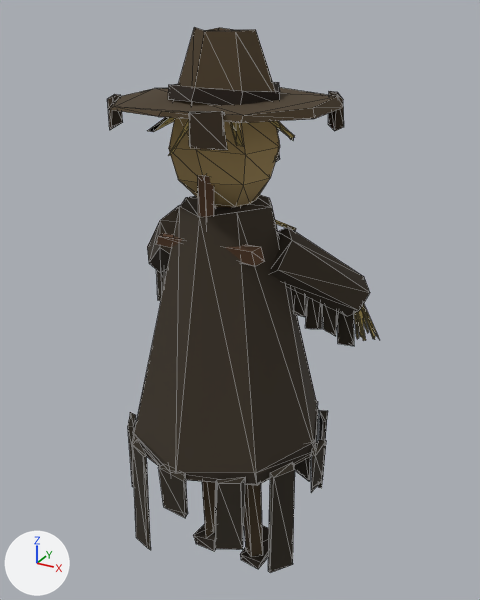
What one commit did to the glTF model assets/models/creature_scarecrow.glb.
Camera for both pictures: a 50 mm camera at (1.16, -2.02, 2.29) aimed at (0.01, 0.07, 1.24). Every picture has the same lights, and +X, +Y and +Z are marked at lower left. The picture after the commit comes second. Mesh edges are drawn as thin lines. Vertices at exactly the same position are counted once.

Before the edit, the objects in view are built like this:
```python
me_arml = bpy.data.meshes.new('ArmL')
me_arml.from_pydata(...)  # 80 vertices, 116 faces; spans x -0.313..0.082, y -0.095..0.343, z -0.43..0.092
me_arml.materials.append(mat_mat_flat_lit)
me_armr = bpy.data.meshes.new('ArmR')
me_armr.from_pydata(...)  # 80 vertices, 116 faces; spans x -0.08..0.311, y -0.085..0.339, z -0.426..0.076
me_armr.materials.append(mat_mat_flat_lit)
me_legl = bpy.data.meshes.new('LegL')
me_legl.from_pydata(...)  # 18 vertices, 28 faces; spans x -0.076..0.059, y -0.05..0.19, z -0.75..0.005
me_legl.materials.append(mat_mat_flat_lit)
me_torso = bpy.data.meshes.new('Torso')
me_torso.from_pydata(...)  # 192 vertices, 292 faces; spans x -0.42..0.41, y -0.42..0.42, z -0.44..1.09
me_torso.materials.append(mat_mat_flat_lit)
# before: 144 (-0.19, -0.17, 0.84) at pixel (157, 235), 145 (-0.21, -0.15, 0.8) at pixel (155, 244), 156 (-0.2, -0.13, 0.8), 157 (-0.2, -0.12, 0.83) at pixel (163, 233), 158 (0.2, -0.15, 0.79) at pixel (255, 266)
# before: 159 (0.19, -0.16, 0.84) at pixel (251, 251), 160 (0.21, -0.11, 0.8) at pixel (264, 261), 161 (0.2, -0.12, 0.85) at pixel (261, 246)
ob_arml = bpy.data.objects.new('ArmL', me_arml)
ob_arml.location = (-0.2, 0.0, 1.5)
ob_armr = bpy.data.objects.new('ArmR', me_armr)
ob_armr.location = (0.2, 0.0, 1.5)
ob_legl = bpy.data.objects.new('LegL', me_legl)
ob_legl.location = (-0.1, 0.0, 0.75)
ob_torso = bpy.data.objects.new('Torso', me_torso)
ob_torso.location = (0.0, 0.0, 0.7)
# also in view: 'LegR' at (0.11, 0.06, 0.38); 'Head' at (-0.01, 0.01, 1.88)
```
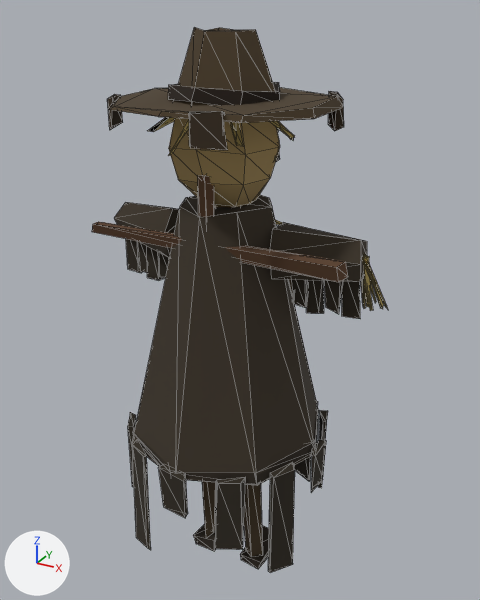
Location of each change, (x1, y1, x2, y2) in pixels of the pictures (480 x 600 px; the box of a moved part takes in the faces that stretch with it):
'Torso', reshaped (28% wider)
    before: (128, 175, 328, 573)
    after: (92, 175, 348, 573)
'ArmR', reshaped (7% wider, 19% shorter)
    before: (270, 227, 380, 346)
    after: (270, 223, 388, 319)
'ArmL', reshaped
    before: (147, 206, 180, 301)
    after: (114, 202, 179, 280)
part 1 of me_arml, moved or reshaped (not visible before)
    after: (157, 252, 169, 278)
part 2 of me_arml, moved or reshaped (mostly hidden before)
    before: (164, 268, 167, 283)
    after: (147, 247, 164, 280)
part 3 of me_arml, moved or reshaped (mostly hidden)
    before: (161, 271, 164, 292)
    after: (137, 242, 147, 273)
part 4 of me_arml, moved or reshaped (mostly hidden before)
    before: (157, 270, 162, 301)
    after: (126, 239, 143, 273)
part 5 of me_arml, moved or reshaped
    before: (147, 206, 180, 273)
    after: (114, 202, 179, 258)
part 6 of me_armr, moved or reshaped
    before: (291, 289, 308, 317)
    after: (291, 279, 308, 308)
part 7 of me_armr, moved or reshaped
    before: (305, 297, 322, 329)
    after: (306, 280, 324, 313)
part 8 of me_armr, moved or reshaped
    before: (322, 304, 339, 336)
    after: (324, 280, 343, 314)
part 9 of me_armr, moved or reshaped
    before: (337, 312, 354, 346)
    after: (342, 281, 360, 319)
part 10 of me_armr, moved or reshaped
    before: (354, 312, 359, 339)
    after: (361, 257, 366, 308)
part 11 of me_armr, moved or reshaped
    before: (357, 309, 366, 341)
    after: (364, 255, 373, 311)
part 12 of me_armr, moved or reshaped
    before: (361, 307, 375, 340)
    after: (363, 255, 383, 309)
part 13 of me_armr, moved or reshaped
    before: (358, 320, 362, 337)
    after: (362, 259, 370, 308)
part 14 of me_armr, moved or reshaped
    before: (363, 315, 369, 333)
    after: (370, 281, 376, 303)
part 15 of me_armr, moved or reshaped
    before: (362, 304, 380, 340)
    after: (363, 254, 388, 309)
part 16 of me_armr, moved or reshaped
    before: (270, 227, 370, 316)
    after: (270, 223, 367, 282)
part 17 of me_torso, moved or reshaped
    before: (156, 233, 264, 266)
    after: (92, 222, 348, 282)

The change, as a list of edits to the scene's bpy script:
```text
Change me_arml:
    remove me_arml.from_pydata(...)  # 80 vertices, 116 faces; spans x -0.313..0.082, y -0.095..0.343, z -0.43..0.092
    add me_arml.from_pydata(...)  # 80 vertices, 116 faces; spans x -0.373..0.026, y -0.085..0.203, z -0.231..0.104
    me_arml part 1: the loose piece of 8 vertices spanning x -0.107..-0.039, y 0.042..0.075, z -0.268..-0.091 is moved by (-0.018, -0.042, 0.06)
    me_arml part 2: the loose piece of 8 vertices spanning x -0.151..-0.079, y 0.079..0.119, z -0.331..-0.118 is moved by (-0.03, -0.07, 0.1)
    me_arml part 3: the loose piece of 8 vertices spanning x -0.209..-0.129, y 0.129..0.162, z -0.351..-0.178 is moved by (-0.042, -0.098, 0.14)
    me_arml part 4: the loose piece of 8 vertices spanning x -0.257..-0.18, y 0.164..0.201, z -0.402..-0.194 is moved by (-0.054, -0.126, 0.18)
    me_arml part 5: 12 of 80 vertices moved; they spanned x -0.304..0.082, y -0.095..0.252, z -0.259..0.092 and now span x -0.321..0.026, y -0.085..0.131, z -0.107..0.104; mean shift (-0.03, -0.07, 0.1); largest move (-0.214, 0.252, -0.187) -> (-0.299, 0.098, 0.047)
    other edits to the shape of me_arml do not show in these pictures
Change me_armr:
    remove me_armr.from_pydata(...)  # 80 vertices, 116 faces; spans x -0.08..0.311, y -0.085..0.339, z -0.426..0.076
    add me_armr.from_pydata(...)  # 80 vertices, 116 faces; spans x -0.023..0.371, y -0.097..0.199, z -0.228..0.087
    me_armr part 6: the loose piece of 8 vertices spanning x 0.03..0.101, y 0.049..0.078, z -0.268..-0.096 is moved by (0.018, -0.042, 0.06)
    me_armr part 7: the loose piece of 8 vertices spanning x 0.09..0.148, y 0.085..0.119, z -0.328..-0.109 is moved by (0.03, -0.07, 0.1)
    me_armr part 8: the loose piece of 8 vertices spanning x 0.13..0.205, y 0.122..0.159, z -0.35..-0.168 is moved by (0.042, -0.098, 0.14)
    me_armr part 9: the loose piece of 8 vertices spanning x 0.175..0.257, y 0.177..0.202, z -0.406..-0.191 is moved by (0.054, -0.126, 0.18)
    me_armr part 10: the loose piece of 6 vertices spanning x 0.222..0.257, y 0.191..0.267, z -0.409..-0.193 is moved by (0.06, -0.14, 0.2)
    me_armr part 11: the loose piece of 6 vertices spanning x 0.232..0.267, y 0.192..0.286, z -0.42..-0.189 is moved by (0.06, -0.14, 0.2)
    me_armr part 12: the loose piece of 6 vertices spanning x 0.232..0.302, y 0.196..0.292, z -0.41..-0.183 is moved by (0.06, -0.14, 0.2)
    me_armr part 13: the loose piece of 6 vertices spanning x 0.222..0.252, y 0.177..0.31, z -0.423..-0.187 is moved by (0.06, -0.14, 0.2)
    me_armr part 14: the loose piece of 6 vertices spanning x 0.221..0.265, y 0.195..0.327, z -0.407..-0.197 is moved by (0.06, -0.14, 0.2)
    me_armr part 15: the loose piece of 6 vertices spanning x 0.224..0.311, y 0.195..0.339, z -0.426..-0.185 is moved by (0.06, -0.14, 0.2)
    me_armr part 16: 12 of 80 vertices moved; they spanned x -0.08..0.3, y -0.085..0.259, z -0.271..0.076 and now span x -0.023..0.318, y -0.097..0.13, z -0.099..0.087; mean shift (0.03, -0.07, 0.1); largest move (0.213, 0.259, -0.183) -> (0.297, 0.104, 0.051)
Change me_torso:
    remove me_torso.from_pydata(...)  # 192 vertices, 292 faces; spans x -0.42..0.41, y -0.42..0.42, z -0.44..1.09
    add me_torso.from_pydata(...)  # 192 vertices, 292 faces; spans x -0.51..0.51, y -0.42..0.42, z -0.44..1.09
    me_torso part 17
    add for i in [144, 145, 156, 157]: me_torso.vertices[i].co += Vector((-0.3, 0.0, 0.0))
    add for i in [*range(158, 162)]: me_torso.vertices[i].co += Vector((0.3, 0.0, 0.0))
```
